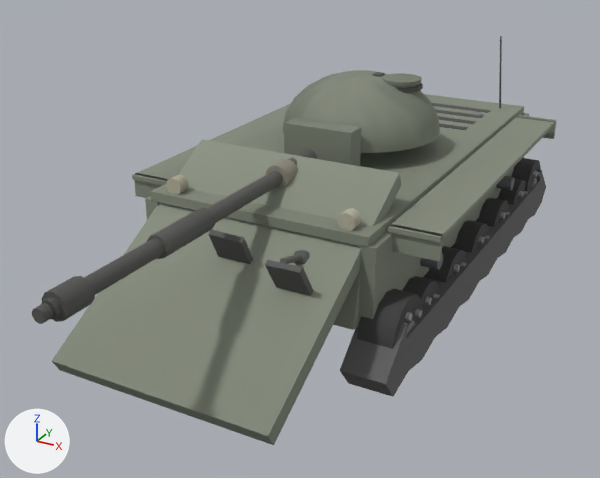
One commit to the glTF model client/assets/models/type59.glb: the scene before it, then after it.
Before and after are seen from a 50 mm lens placed at (4.71, -10.54, 5.4), pointed at (-0.11, -1.77, 1.01). Every picture has the same lights, and +X, +Y and +Z are marked at lower left. The picture after the commit comes second. Where no turn or scale is listed for an object, it has been applied to the vertices. Vertices at exactly the same position are counted once.

The first picture shows 'barrel', 'glacis', 'hullSide', 'hullTop', 'lowerPlate', 'mantlet', 'tracks', 'turretFront', 'turretSide', 'wheel10', 'wheel12', 'wheel9' and 7 more.
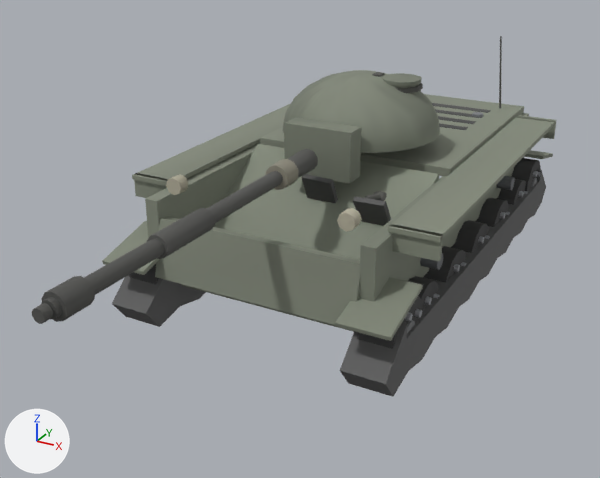
Pixel boxes [x1, y1, x2, y2] of what changed, in the pictures (600 x 478 px; the box of a moved part takes in the faces that stretch with it):
'glacis', reshaped
    before: [52, 139, 402, 445]
    after: [181, 144, 439, 332]
'tracks', reshaped
    before: [340, 169, 546, 397]
    after: [102, 150, 553, 397]
'hullTop', reshaped (29% narrower, 46% shorter)
    before: [150, 94, 524, 248]
    after: [260, 94, 524, 176]
part 1 of me_mesh_14, added
    after: [102, 150, 553, 341]
part 2 of me_mesh_16, moved or reshaped
    before: [293, 250, 310, 265]
    after: [373, 191, 387, 201]
part 3 of me_mesh_16, moved or reshaped
    before: [280, 254, 301, 264]
    after: [365, 194, 380, 200]
part 4 of me_mesh_16, moved or reshaped
    before: [208, 230, 253, 264]
    after: [301, 174, 338, 203]
part 5 of me_mesh_16, moved or reshaped
    before: [265, 260, 313, 296]
    after: [353, 197, 391, 226]
part 6 of me_mesh_16, moved or reshaped
    before: [52, 139, 402, 445]
    after: [181, 144, 439, 332]
'lowerPlate', unchanged, uncovered by the edit
    before: [333, 271, 360, 330]
    after: [155, 217, 360, 325]
'wheel12', unchanged, covered by the edit
    before: [357, 289, 423, 349]
    after: [357, 296, 423, 349]

What changed in the scene script:
```text
Change me_mesh_14:
    used by ob_tracks; location = (0.0, 0.0, 0.0)
    remove me_mesh_14.from_pydata(...)  # 160 vertices, 296 faces; spans x -1.88..1.88, y -3.5..3.5, z 0.1..1.15
    add me_mesh_14.from_pydata(...)  # 192 vertices, 344 faces; spans x -1.93..1.93, y -3.54..3.5, z 0.1..1.24
    me_mesh_14 part 1
    16 vertices are added at x -1.93..1.29, y -3.54..3.5, z 0.96..1.24
    16 new vertices lie (0.64, 0.0, 0.0) away from vertices in x -1.93..1.29, y -3.54..3.5, z 0.96..1.24
    48 new faces join them
Change me_mesh_16:
    used by ob_glacis; location = (0.0, 0.0, 0.0)
    before: 0 (1.36, -2.11, 2.27) at pixel (399, 173), 1 (1.36, -5.07, 0.57) at pixel (268, 436), 2 (1.36, -2.01, 2.1) at pixel (401, 184), 3 (1.36, -4.97, 0.4) at pixel (273, 445), 4 (-1.36, -2.01, 2.1)
    before: 5 (-1.36, -4.97, 0.4) at pixel (59, 370), 6 (-1.36, -2.11, 2.27) at pixel (202, 139), 7 (-1.36, -5.07, 0.57) at pixel (51, 360)
    remove me_mesh_16.from_pydata(...)  # 80 vertices, 132 faces; spans x -1.36..1.36, y -5.07..-2.01, z 0.4..2.27
    add me_mesh_16.from_pydata(...)  # 80 vertices, 132 faces; spans x -1.36..1.36, y -2.85..-0.04, z 0.46..1.92
    me_mesh_16 part 2: the loose piece of 26 vertices spanning x 0.63..0.87, y -3.42..-3.18, z 1.41..1.65 is moved by (0.0, 2.11, 0.0)
    me_mesh_16 part 3: the loose piece of 14 vertices spanning x 0.72..0.79, y -3.72..-3.27, z 1.53..1.72 is moved by (0.0, 2.11, 0.0)
    me_mesh_16 part 4: the loose piece of 8 vertices spanning x -0.21..0.25, y -3.73..-3.27, z 1.1..1.85 is moved by (0.0, 2.11, 0.0)
    me_mesh_16 part 5: the loose piece of 8 vertices spanning x 0.64..1.1, y -3.91..-3.44, z 1.0..1.75 is moved by (0.0, 2.11, 0.0)
    me_mesh_16 part 6
    add for i in [0, 2, 4, 6]: me_mesh_16.vertices[i].co += Vector((0.0, 1.36, -0.43))
    add for i in [1, 3, 5, 7]: me_mesh_16.vertices[i].co += Vector((0.0, 2.22, 0.06))
    other edits to the shape of me_mesh_16 do not show in these pictures
Change me_mesh_19:
    used by ob_hulltop; location = (0.0, 0.0, 0.0)
    before: 0 (1.45, -3.1, 1.87) at pixel (368, 237), 1 (1.45, -3.1, 1.75) at pixel (368, 247), 6 (-1.45, -3.1, 1.87) at pixel (150, 191), 7 (-1.45, -3.1, 1.75) at pixel (151, 200)
    remove me_mesh_19.from_pydata(...)  # 76 vertices, 124 faces; spans x -1.45..1.45, y -3.1..3.1, z 1.75..1.91
    add me_mesh_19.from_pydata(...)  # 76 vertices, 124 faces; spans x -1.45..1.45, y -0.54..3.1, z 1.75..1.91
    me_mesh_19 part 7
    add for i in [0, 1, 6, 7]: me_mesh_19.vertices[i].co += Vector((0.0, 2.56, 0.0))
```
